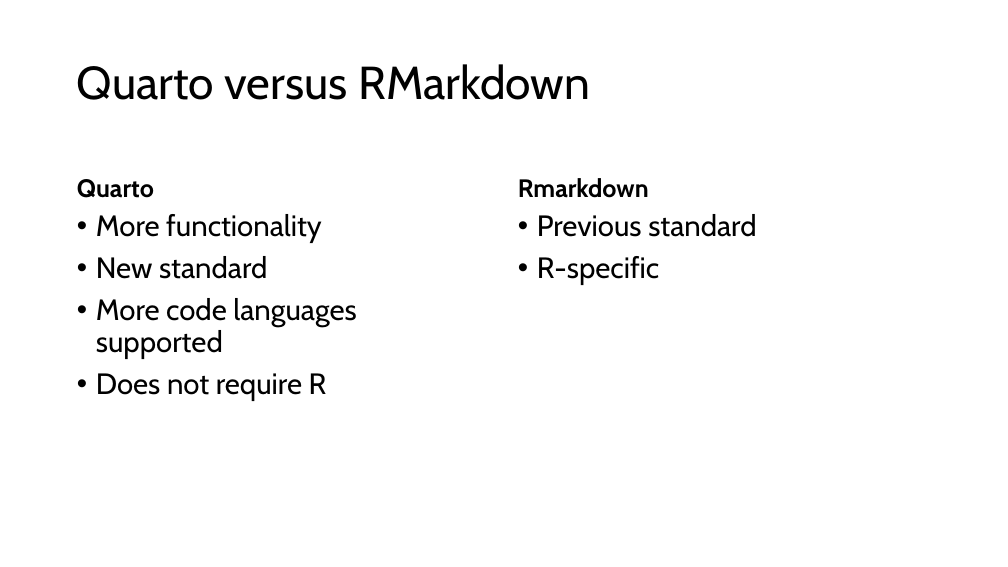
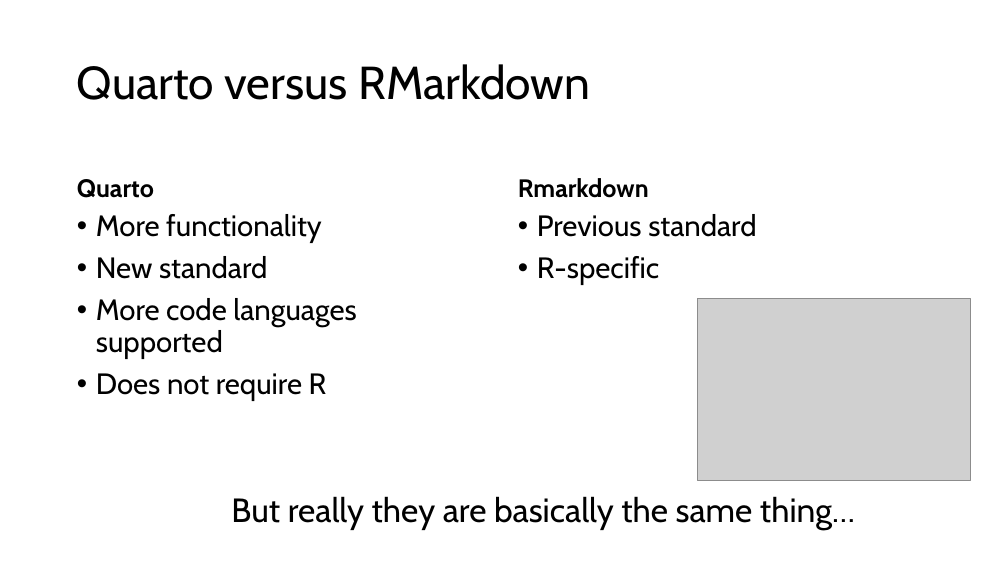
Before and after one commit to InteragencyEcologicalProgram/iep-data-workshop-2024, a slide deck: slide 4 of quartodemo/quartodemo.pptx. Drawn at 1008x567 pixels with LibreOffice and Linux fonts; fonts in the diff are those of the drawing; grey boxes stand for pictures. Boxes give left, top, right and bottom in pixels: in the first picture for what was removed or moved away, otherwise in the second. Text is boxed around its words. In the diff, an @@ line names an element or a change of style, - is before the commit and + after.

```diff
--- a/quartodemo/quartodemo.pptx
+++ b/quartodemo/quartodemo.pptx
@@ picture added at (698, 299, 971, 481) @@
@@ text added at (231, 496, 855, 530), 32 pt, text #000000 @@
+But really they are basically the same thing…
```
Also in this commit, not shown: 7 other slides changed, 22 other files.
